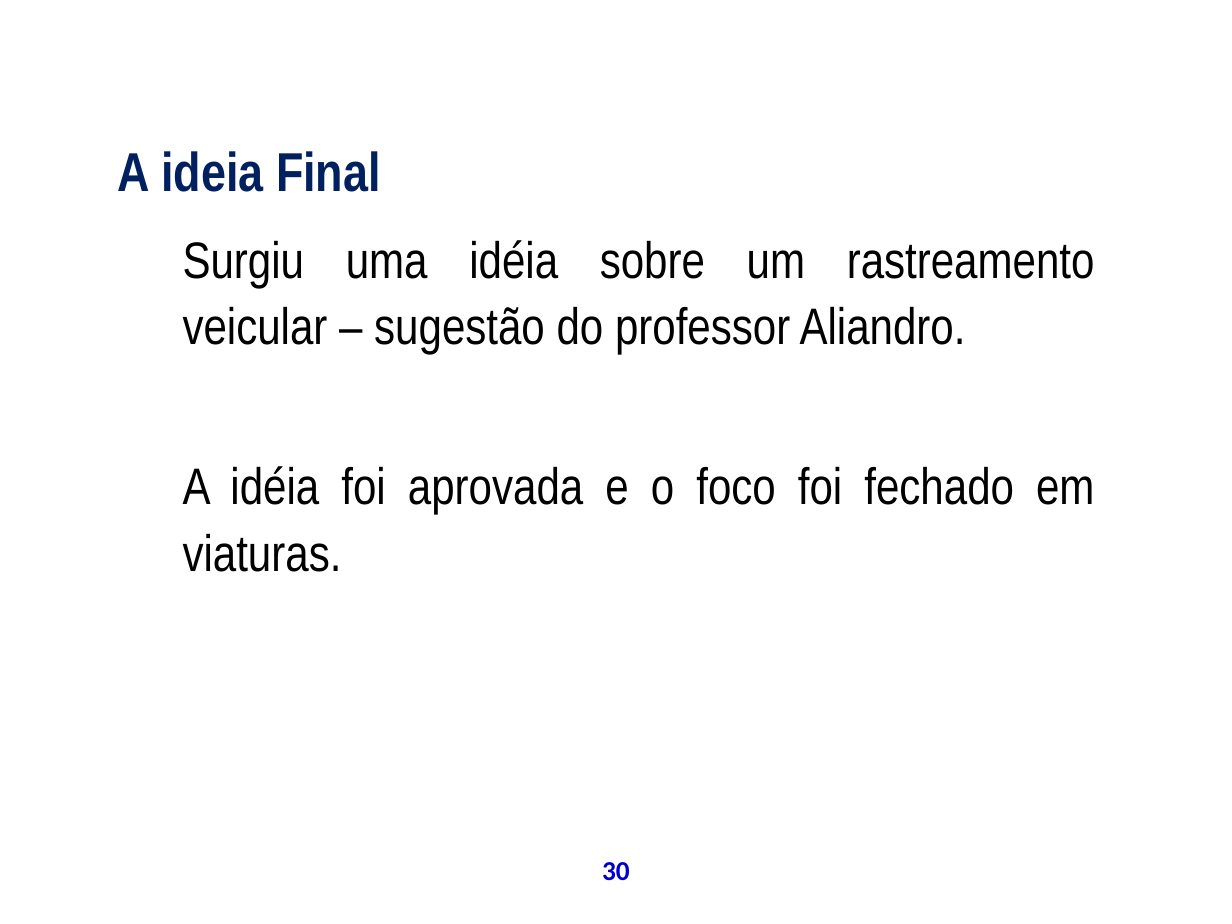
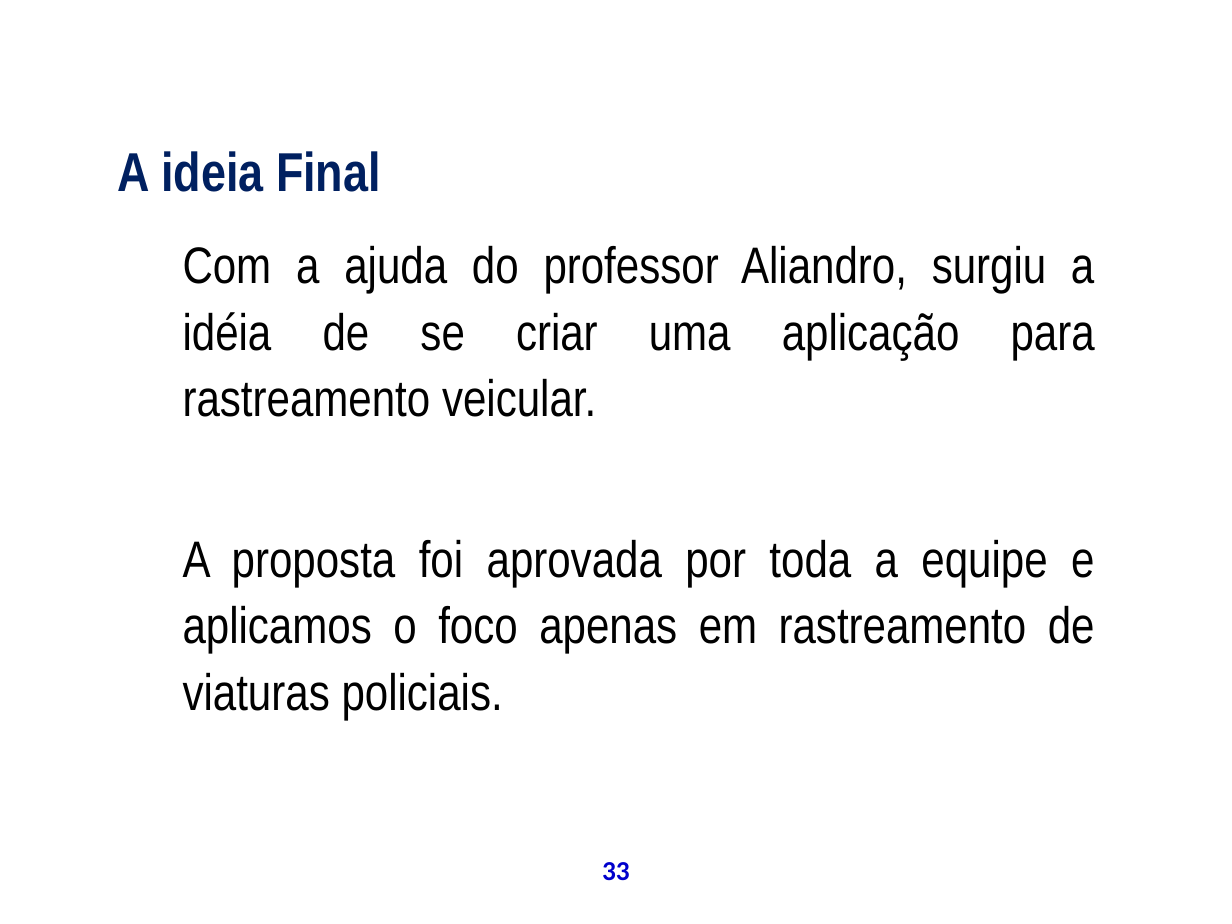
Before and after one commit to theoziran/sislodim, a slide deck: slide 33 of documentos/ProjetoPSA/Apresentação Final.ppt (slide 30 before the commit). Drawn at 1232x924 pixels with LibreOffice and Linux fonts; fonts in the diff are those of the drawing; background and template pictures are left out. Boxes give left, top, right and bottom in pixels: in the first picture for what was removed or moved away, otherwise in the second. Text is boxed around its words. In the diff, an @@ line names an element or a change of style, - is before the commit and + after.

```diff
--- a/documentos/ProjetoPSA/Apresentação Final.ppt
+++ b/documentos/ProjetoPSA/Apresentação Final.ppt
@@ text at box(183, 245, 1095, 720): text changed @@
-Surgiu uma idéia sobre um rastreamento veicular – sugestão do professor Aliandro.
-A idéia foi aprovada e o foco foi fechado em viaturas.
+Com a ajuda do professor Aliandro, surgiu a idéia de se criar uma aplicação para rastreamento veicular.
+A proposta foi aprovada por toda a equipe e aplicamos o foco apenas em rastreamento de viaturas policiais.
@@ page number at box(602, 862, 630, 881): text changed @@
-30
+33
```
Also in this commit, not shown: 46 other slides changed, 4 slides added, 1 slide removed.
